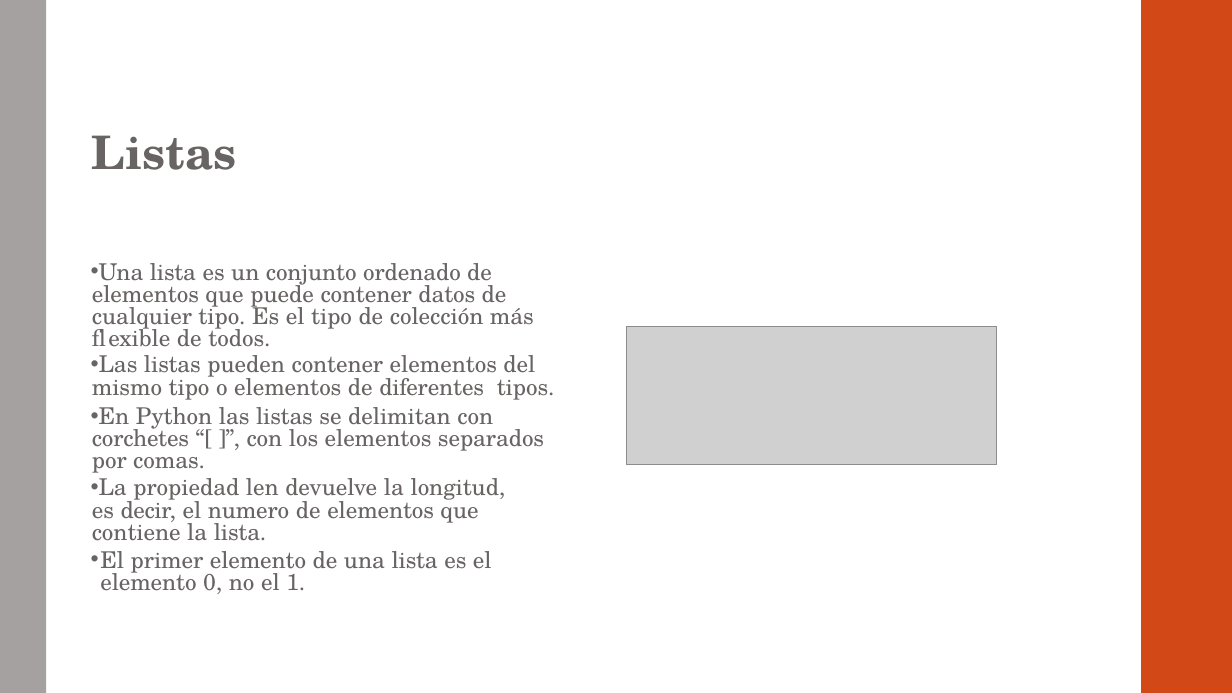
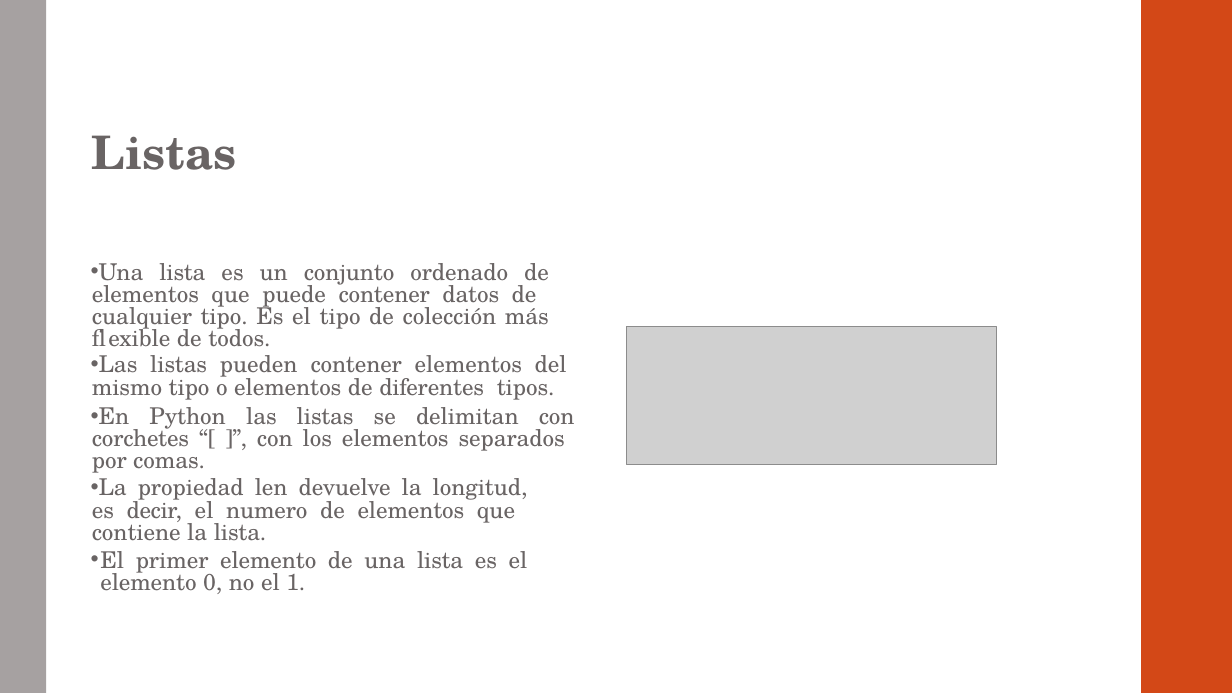
Before and after one commit to otrocarlosmartinez/AF-PYTHON, a slide deck: slide 35 of PRESENTACIÓN.pptx. Drawn at 1232x693 pixels with LibreOffice and Linux fonts; fonts in the diff are those of the drawing; grey boxes stand for pictures. Boxes give left, top, right and bottom in pixels: in the first picture for what was removed or moved away, otherwise in the second. Text is boxed around its words. In the diff, an @@ line names an element or a change of style, - is before the commit and + after.

```diff
--- a/PRESENTACIÓN.pptx
+++ b/PRESENTACIÓN.pptx
@@ text "Una lista es un conjunto ..." at bbox=[92, 263, 575, 594]: alignment left to justified @@
```
Also in this commit, not shown: 22 other slides changed, 4 slides added, 1 slide removed, 3 other files.
